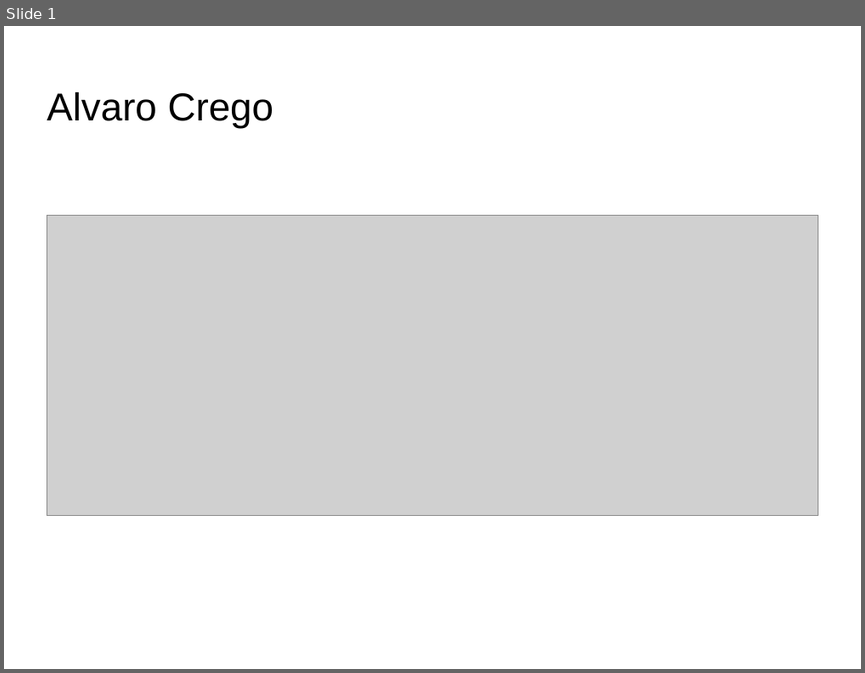
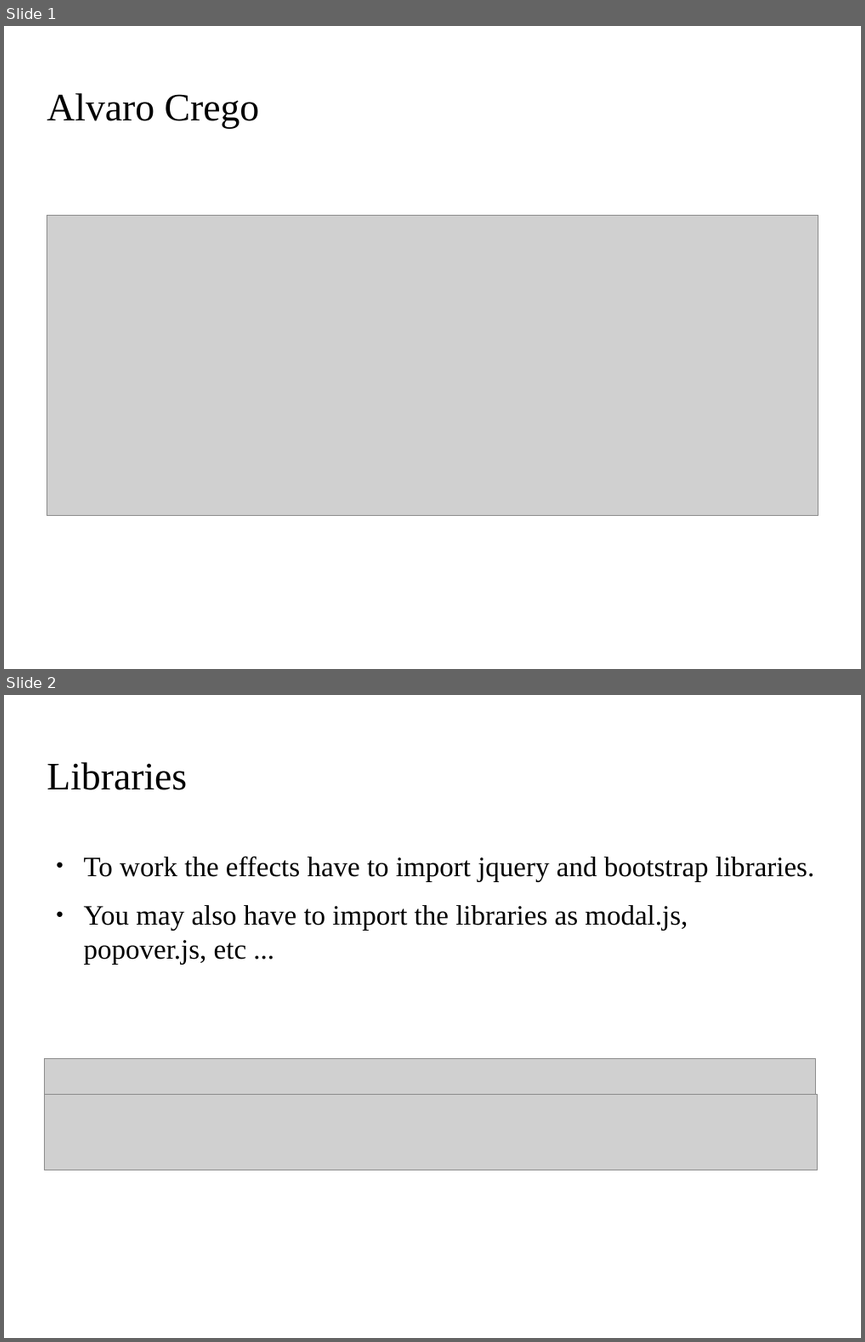
Before and after one commit to alvarocrego/EjercicioMrRuiz, a slide deck: web/Alvaro Crego_Bootstrap.odp. Shown one above the other, each under a label of ours: slide 1 before the commit, slides 1 and 2 after it. The pictures are 865x673 and 865x1342 pixels, drawn with LibreOffice and Linux fonts; fonts in the diff are those of the drawing; grey boxes stand for pictures; background and template pictures are left out. Boxes give left, top, right and bottom in pixels: in the first picture for what was removed or moved away, otherwise in the second. Text is boxed around its words. In the diff, an @@ line names an element or a change of style, - is before the commit and + after.

```diff
--- a/web/Alvaro Crego_Bootstrap.odp
+++ b/web/Alvaro Crego_Bootstrap.odp
@@ slide 2 added at [4,695,861,1338], background picture (left out) @@
@@ title added at [46,762,187,790], 36 pt, text #000000 @@
+Libraries
@@ text added at [84,856,814,964], 26 pt, text #000000 @@
+● To work the effects have to import jquery and bootstrap libraries.
+● You may also have to import the libraries as modal.js, popover.js, etc ...
@@ picture added at [45,1059,816,1094] @@
@@ picture added at [45,1094,817,1169] @@
@@ slide 1 changed as well @@
@@ title "Alvaro Crego" at [46,93,260,129]: font Arial to Times New Roman @@
```
Also in this commit, not shown: 6 other slides changed, 1 other slide added, 1 slide removed.
